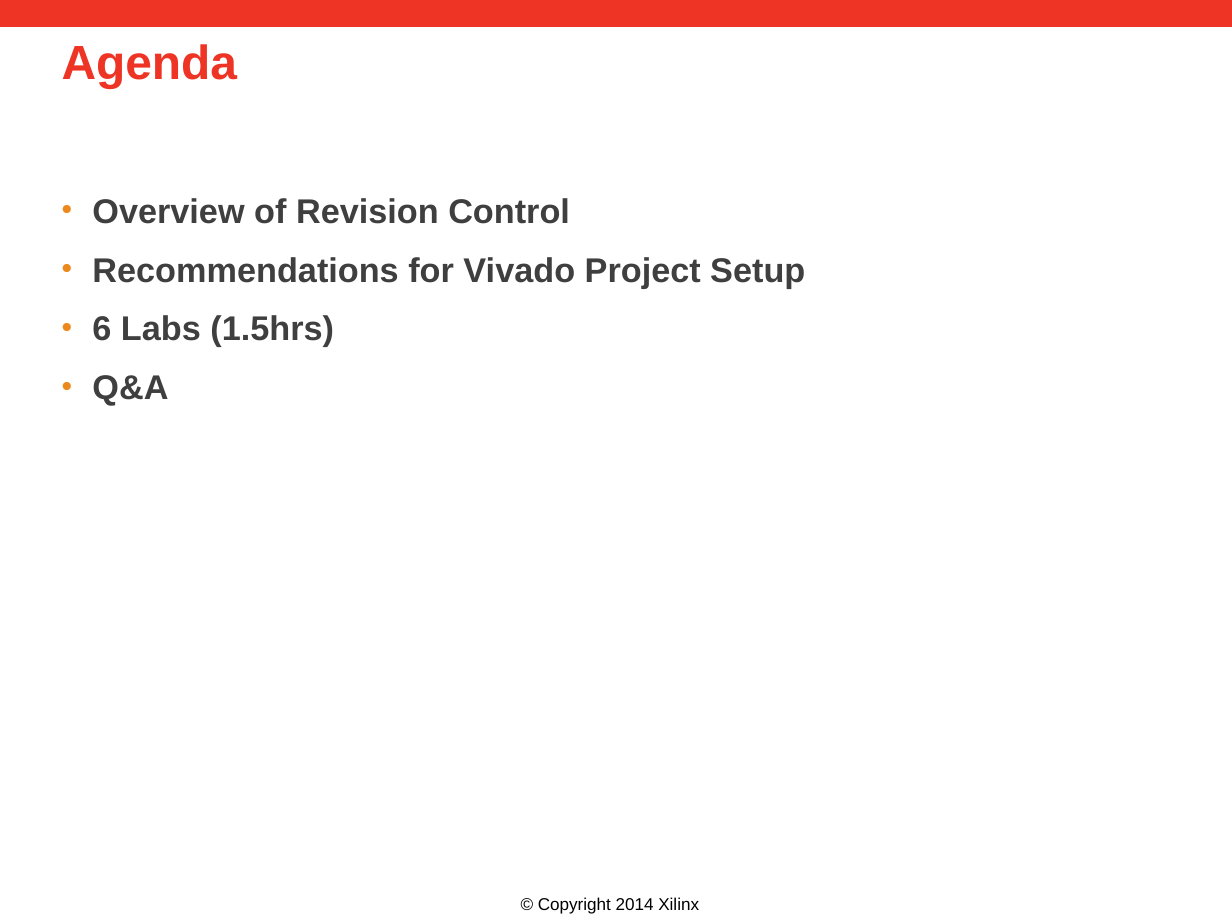
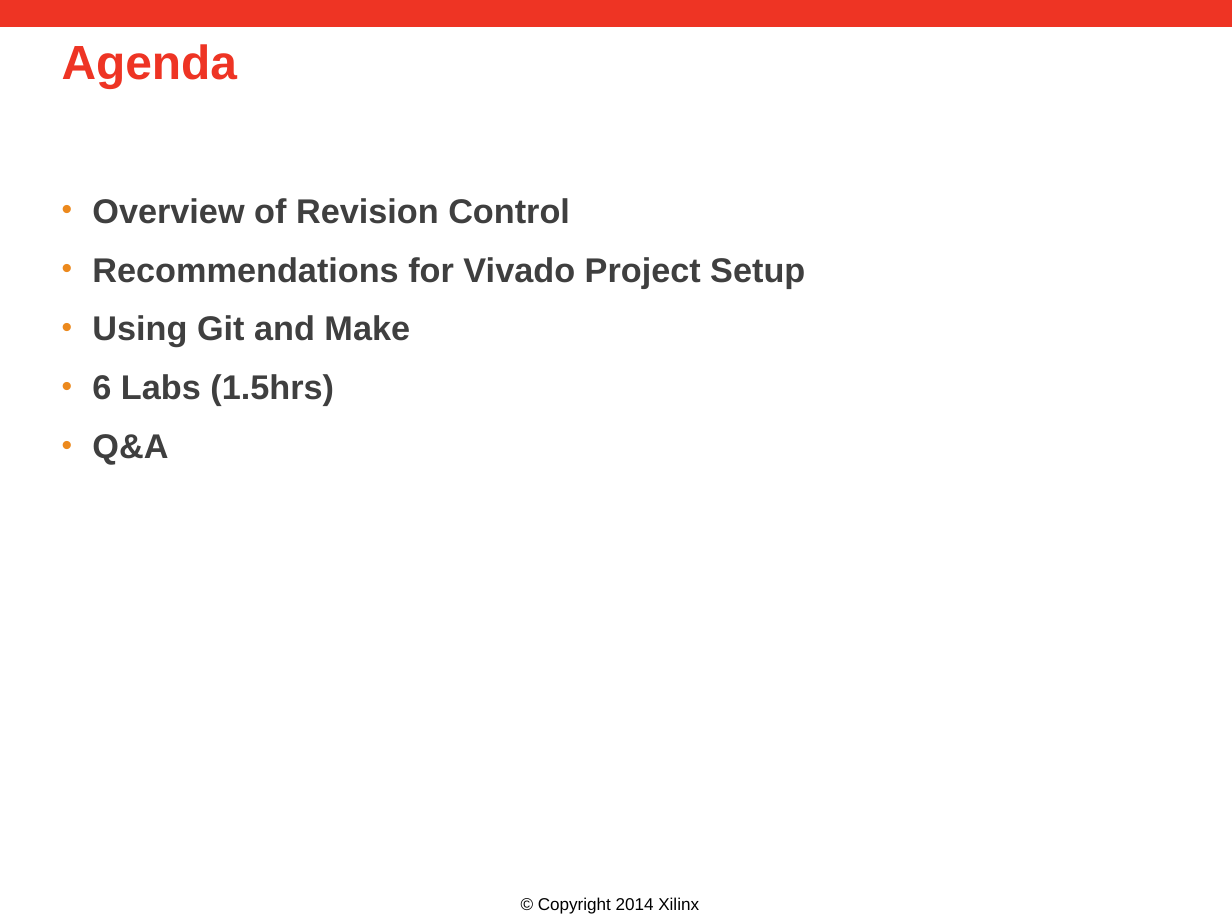
Before and after one commit to Xilinx/revCtrl, a slide deck: slide 2 of doc/versionControl.pptx. Drawn at 1232x924 pixels with LibreOffice and Linux fonts; fonts in the diff are those of the drawing; background and template pictures are left out. Boxes give left, top, right and bottom in pixels: in the first picture for what was removed or moved away, otherwise in the second. Text is boxed around its words. In the diff, an @@ line names an element or a change of style, - is before the commit and + after.

Commit message:
updated presentation

```diff
--- a/doc/versionControl.pptx
+++ b/doc/versionControl.pptx
@@ text at (x1=92, y1=315, x2=410, y2=347): paragraph added @@
+• Using Git and Make
```
